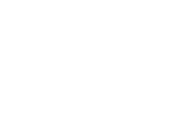
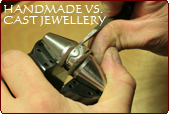
The second 169×114 image is a revision of the first. Changes to its layers:
showed "5_hover", painted on it over [0, 0, 169, 114]
